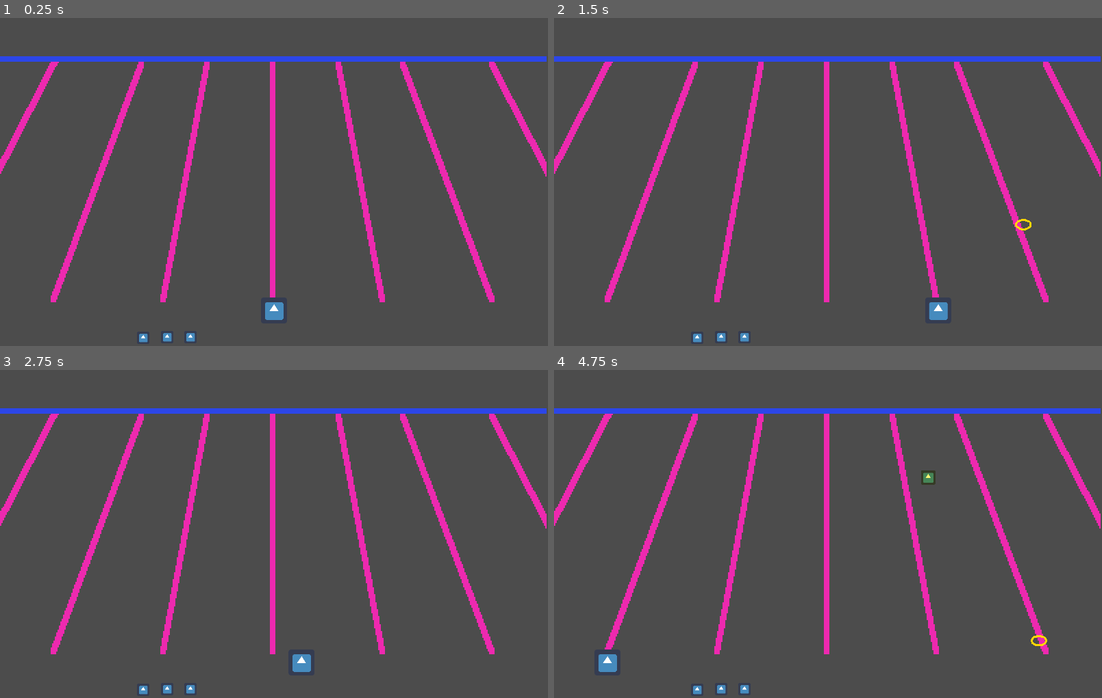
Above: before the commit, frames 1-4 (two rows, left to right).
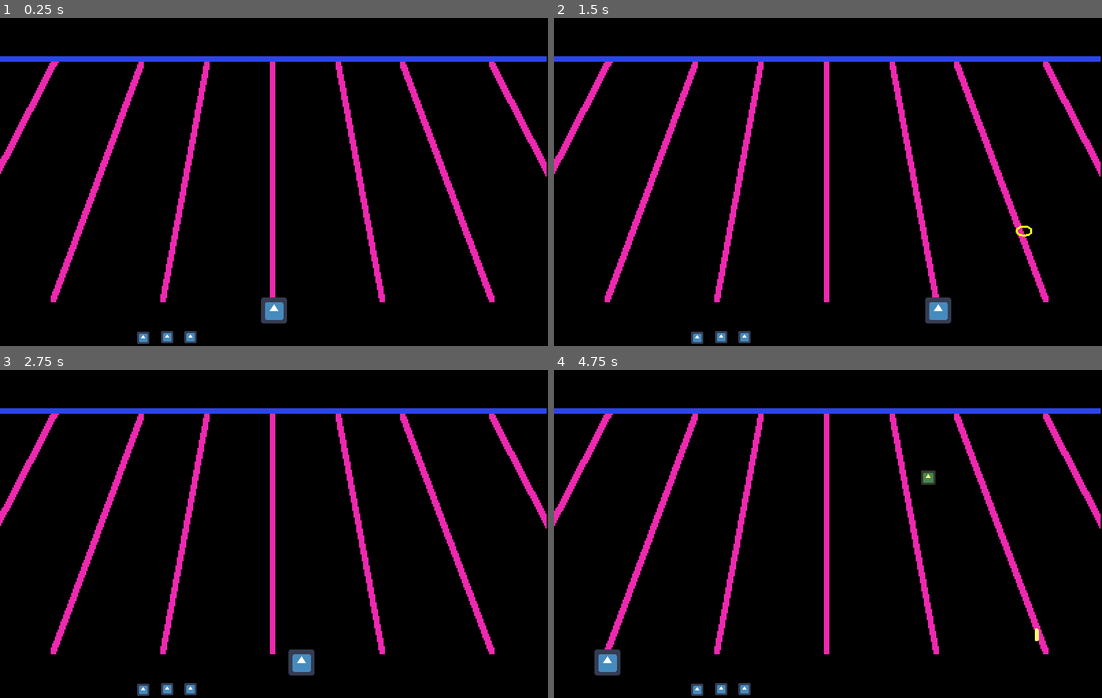
Above: after the commit, the same moments.

Repository: Sleeping-Robot-Games/vapor-rider
Game: Godot game, scene res://scenes/Game.tscn
Same seed, same stepped clock (60 frames per second), same inputs: the game is played once before the commit and once after it. The engine's default icon, where the game draws it, is replaced by a stand-in: a white triangle on a blue panel in a dark square.
Inputs:
- Up to frame 1 (0.25 s): no input
- Up to frame 2 (1.5 s): tap Enter at 0.5 s; hold Right (right) 0.53-1.28 s; tap Space (shoot) at 0.6, 1.25, 1.35 s; hold Left (left) from 1.28 s (still down)
- Up to frame 3 (2.75 s): release Left (left) at 2.03 s; hold Right (right) from 2.03 s (still down); tap Space (shoot) at 2.1 s
- Up to frame 4 (4.75 s): tap Space (shoot) at 2.85, 3.6, 4.35 s; release Right (right) at 3.53 s; hold Left (left) from 3.53 s (still down)

The runs differ from the first frame. In frame 1, 93% of the frame differs, in the area x 0-100%, y 0-100%; in frame 2, 93%; in frame 3, 93%; in frame 4, 92%.

Commit message:
When bullets hit enemies the bullet CD resets

Diff:
--- a/scenes/Bullet.tscn
+++ b/scenes/Bullet.tscn
@@ -1,10 +1,31 @@
-[gd_scene load_steps=4 format=2]
+[gd_scene load_steps=9 format=2]
 
 [ext_resource path="res://assets/player_bullet.png" type="Texture" id=1]
 [ext_resource path="res://scripts/Bullet.gd" type="Script" id=2]
+[ext_resource path="res://assets/enemy_bullet.png" type="Texture" id=3]
 
 [sub_resource type="CircleShape2D" id=1]
 radius = 6.0
+
+[sub_resource type="AtlasTexture" id=2]
+atlas = ExtResource( 3 )
+region = Rect2( 0, 0, 32, 32 )
+
+[sub_resource type="AtlasTexture" id=3]
+atlas = ExtResource( 3 )
+region = Rect2( 32, 0, 32, 32 )
+
+[sub_resource type="AtlasTexture" id=4]
+atlas = ExtResource( 3 )
+region = Rect2( 64, 0, 32, 32 )
+
+[sub_resource type="SpriteFrames" id=5]
+animations = [ {
+"frames": [ SubResource( 2 ), SubResource( 3 ), SubResource( 4 ) ],
+"loop": true,
+"name": "default",
+"speed": 5.0
+} ]
 
 [node name="Bullet" type="Node2D"]
 script = ExtResource( 2 )
@@ -21,6 +42,14 @@
 [node name="CollisionShape2D" type="CollisionShape2D" parent="Area2D"]
 shape = SubResource( 1 )
 
+[node name="AnimatedSprite" type="AnimatedSprite" parent="Area2D"]
+visible = false
+scale = Vector2( 0.4, 0.4 )
+frames = SubResource( 5 )
+frame = 2
+speed_scale = 2.0
+playing = true
+
 [node name="Tween" type="Tween" parent="."]
 
 [connection signal="body_entered" from="Area2D" to="." method="_on_Area2D_body_entered"]
--- a/scenes/Game.tscn
+++ b/scenes/Game.tscn
@@ -12,6 +12,11 @@
 
 [node name="Game" type="Node2D"]
 script = ExtResource( 2 )
+
+[node name="ColorRect" type="ColorRect" parent="."]
+margin_right = 400.0
+margin_bottom = 240.0
+color = Color( 0, 0, 0, 1 )
 
 [node name="Beams" type="Sprite" parent="."]
 position = Vector2( 199, 120 )
--- a/scripts/Bullet.gd
+++ b/scripts/Bullet.gd
@@ -2,13 +2,15 @@
 
 var speed = 200
 
-var player: bool = true
+var player = null
 
 var target
 
 func _ready():
 	if not player:
 		speed = 100
+		$Area2D/Sprite.hide()
+		$Area2D/AnimatedSprite.show()
 
 func set_target(lane_index):
 	var lane_group = 'top_lane' if player else 'bottom_lane'
@@ -29,6 +31,7 @@
 func _on_Area2D_body_entered(body):
 	if body.has_method('dmg'):
 		if player and "Enemy" in body.name:
+			player.bullet_on_cooldown = false
 			body.dmg()
 			queue_free()
 		elif not player and 'Player' in body.name:
--- a/scripts/Enemy.gd
+++ b/scripts/Enemy.gd
@@ -44,8 +44,7 @@
 func shoot():
 	var bullet_scene = preload("res://scenes/Bullet.tscn")
 	var bullet = bullet_scene.instance()
-	bullet.player = false
-	bullet.global_position = Vector2(global_position.x, global_position.y + 20)
+	bullet.global_position = Vector2(global_position.x, global_position.y + 15)
 	get_parent().add_child(bullet)
 	bullet.fire(current_lane_num)
 
--- a/scripts/Player.gd
+++ b/scripts/Player.gd
@@ -40,13 +40,14 @@
 	get_input()
 
 func shoot():
-	# TODO: Refactor to include CD but if a bullet is destroyed let the player fire another right away
 	if not bullet_on_cooldown:
 		var bullet_scene = preload("res://scenes/Bullet.tscn")
 		var bullet = bullet_scene.instance()
-		bullet.global_position = Vector2(global_position.x, global_position.y - 20)
+		bullet.global_position = Vector2(global_position.x, global_position.y - 15)
+		bullet.player = self
 		get_tree().get_root().get_node('Game/YSort').add_child(bullet)
 		bullet.fire(current_lane_index)
+
 		# Bullet cooldown
 		bullet_on_cooldown = true
 		$ShootCooldown.start()
Binary file added: assets/enemy_bullet.png
Not shown, added: assets/enemy_bullet.png.import
Binary file changed: assets/player_bullet.png
